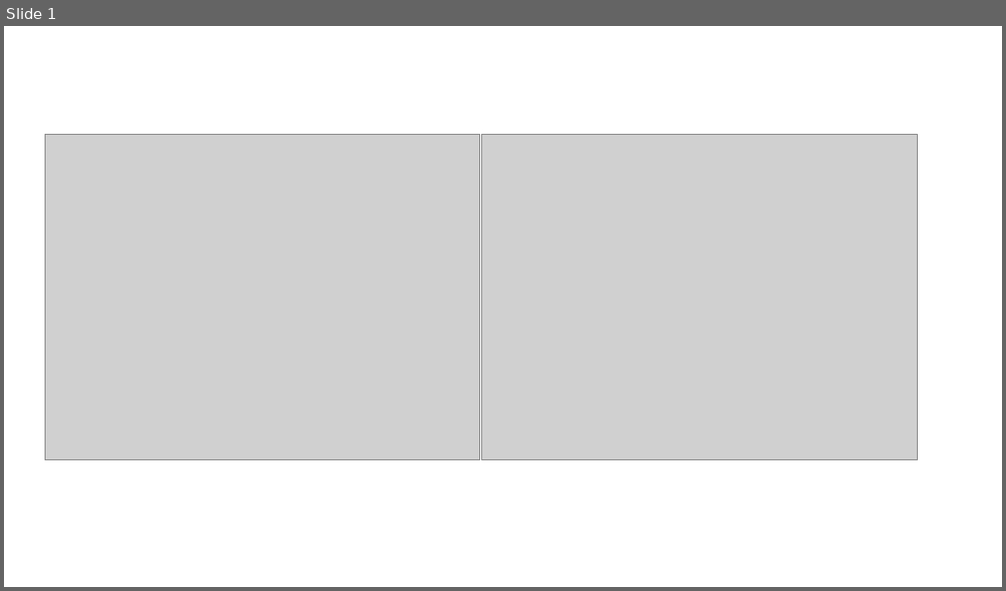
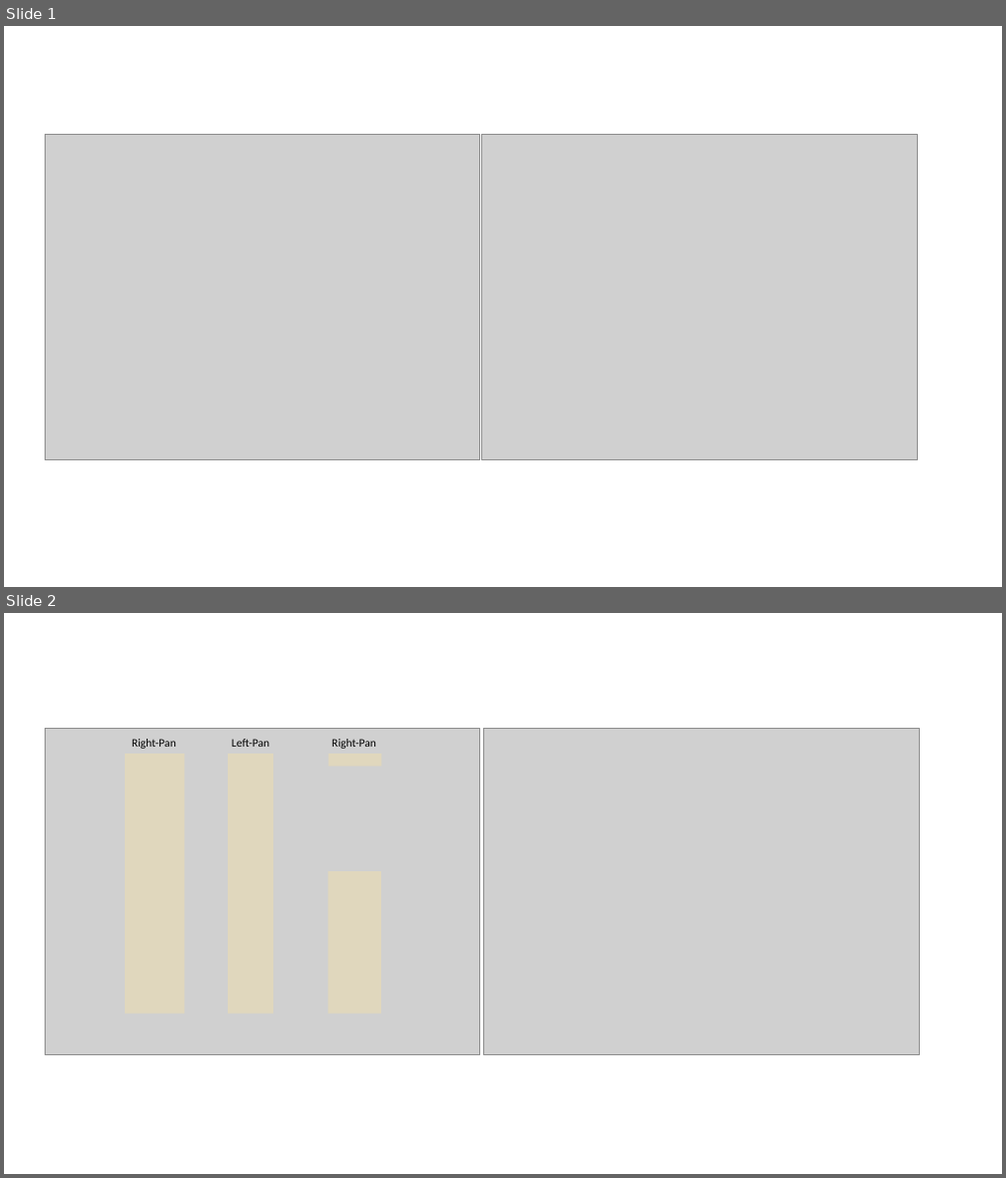
Before and after one commit to hiroyuki-kasai/OLSTEC, a slide deck: doc/olstec.pptx. Shown one above the other, each under a label of ours: slide 1 before the commit, slides 1 and 2 after it. The pictures are 1006x591 and 1006x1178 pixels, drawn with LibreOffice and Linux fonts; fonts in the diff are those of the drawing; grey boxes stand for pictures. Boxes give left, top, right and bottom in pixels: in the first picture for what was removed or moved away, otherwise in the second. Text is boxed around its words. In the diff, an @@ line names an element or a change of style, - is before the commit and + after.

```diff
--- a/doc/olstec.pptx
+++ b/doc/olstec.pptx
@@ slide 2 added at [4, 613, 1002, 1174], background #FFFFFF @@
@@ picture added at [45, 729, 480, 1056] @@
@@ picture added at [484, 729, 920, 1056] @@
@@ rectangle added at [125, 754, 184, 1014], fill #FFE699 at 34% opacity @@
@@ text added at [132, 739, 176, 749], 11 pt, text #000000 @@
+Right-Pan
@@ rectangle added at [228, 754, 273, 1014], fill #FFE699 at 34% opacity @@
@@ text added at [232, 739, 269, 747], 11 pt, text #000000 @@
+Left-Pan
@@ rectangle added at [329, 754, 382, 766], fill #FFE699 at 34% opacity @@
@@ text added at [332, 739, 376, 749], 11 pt, text #000000 @@
+Right-Pan
@@ rectangle added at [328, 871, 381, 1014], fill #FFE699 at 34% opacity @@
```
Also in this commit, not shown: 1 slide removed, 14 other files.
